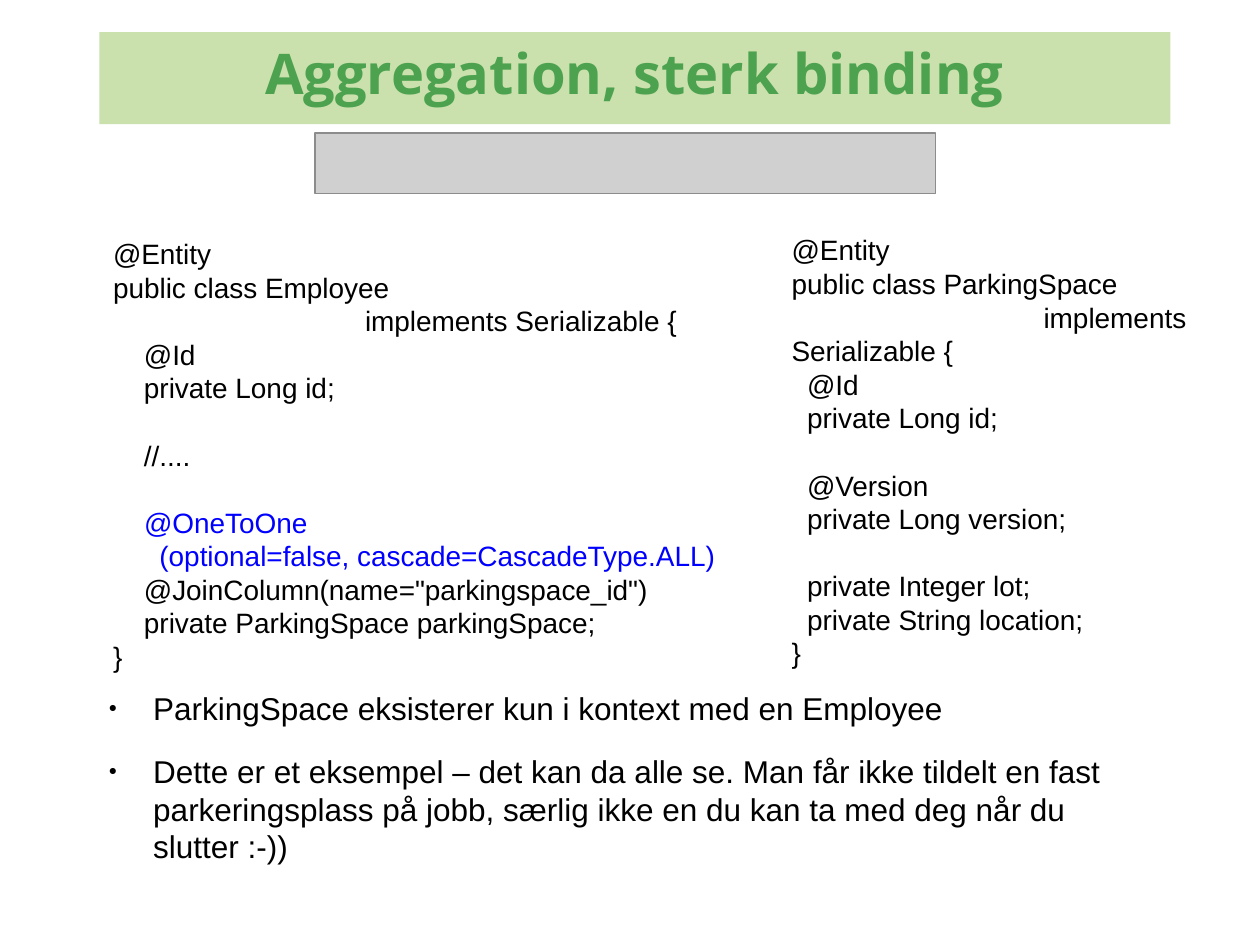
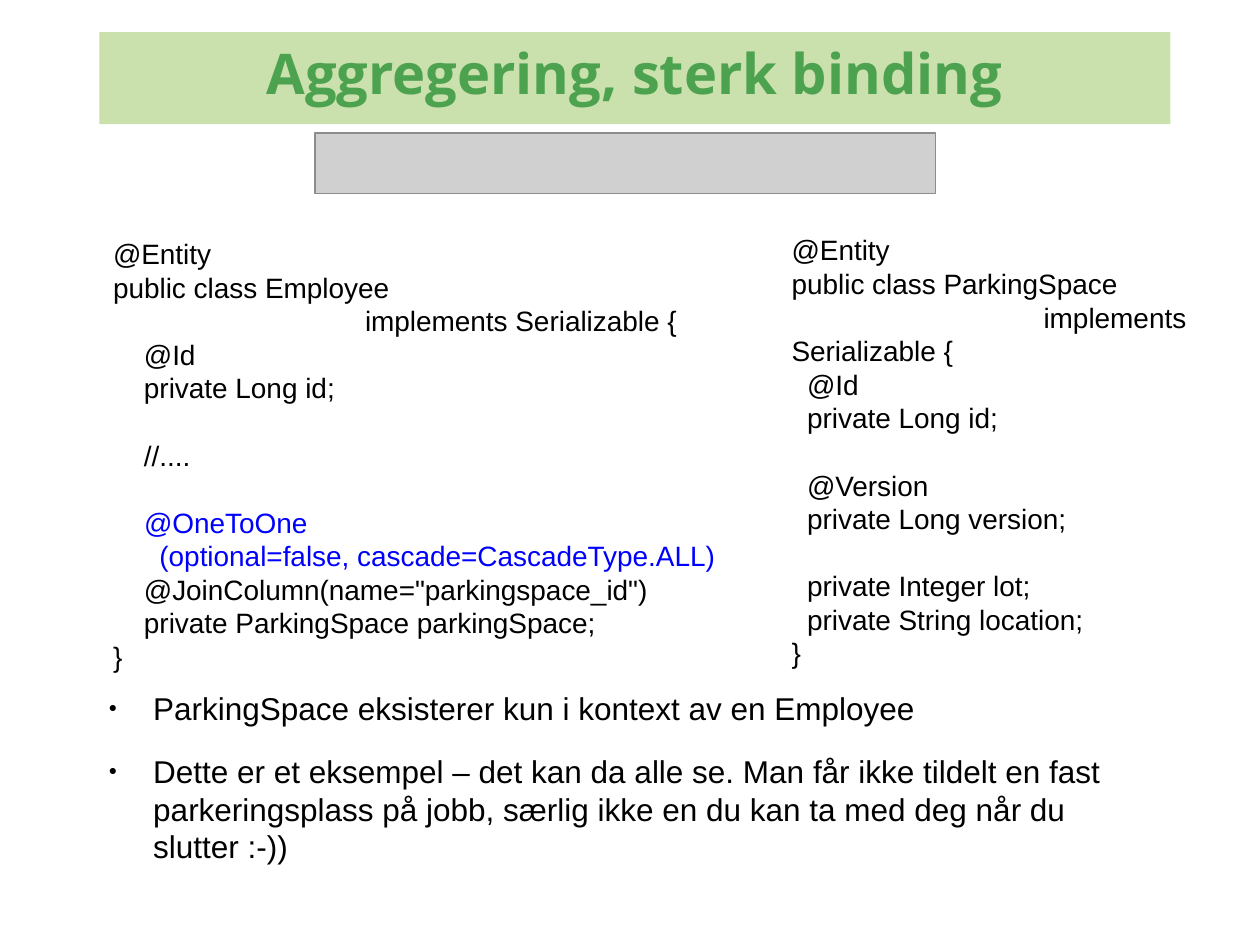
Before and after one commit to kenglxn/seam-maven-refimpl, a slide deck: slide 39 of sandbox/loo/jpa-continued/jpa-continued.odp (slide 61 before the commit). Drawn at 1260x945 pixels with LibreOffice and Linux fonts; fonts in the diff are those of the drawing; grey boxes stand for pictures; background and template pictures are left out. Boxes give left, top, right and bottom in pixels: in the first picture for what was removed or moved away, otherwise in the second. Text is boxed around its words. In the diff, an @@ line names an element or a change of style, - is before the commit and + after.

```diff
--- a/sandbox/loo/jpa-continued/jpa-continued.odp
+++ b/sandbox/loo/jpa-continued/jpa-continued.odp
@@ text in rectangle at [266, 51, 1002, 108]: text changed @@
-Aggregation, sterk binding
+Aggregering, sterk binding
@@ text at [153, 697, 914, 726]: text changed @@
-● ParkingSpace eksisterer kun i kontext med en Employee
+● ParkingSpace eksisterer kun i kontext av en Employee
```
Also in this commit, not shown: 16 other slides changed, 2 slides added, 24 slides removed, 1 other file.
